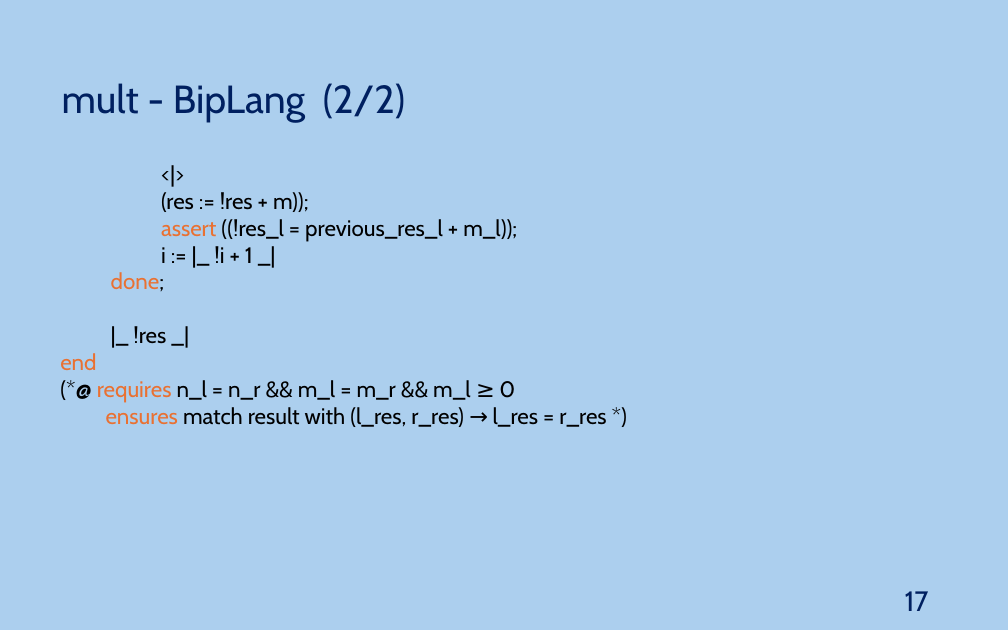
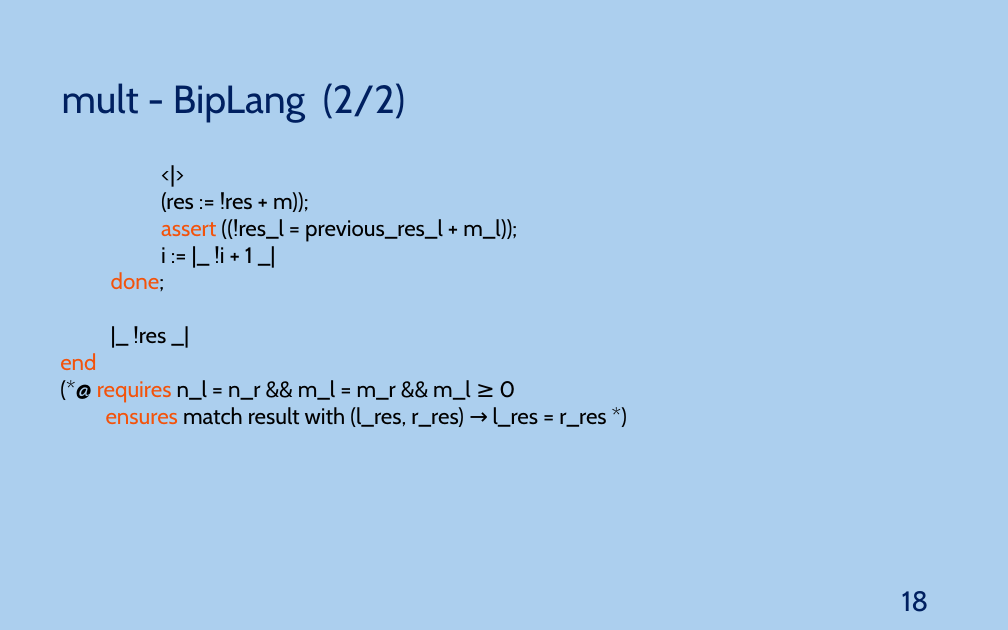
Before and after one commit to JoaoNini75/MasterThesis, a slide deck: slide 18 of tese/presentation/Ap Tese.pptx (slide 17 before the commit). Drawn at 1008x630 pixels with LibreOffice and Linux fonts; fonts in the diff are those of the drawing. Boxes give left, top, right and bottom in pixels: in the first picture for what was removed or moved away, otherwise in the second. Text is boxed around its words. In the diff, an @@ line names an element or a change of style, - is before the commit and + after.

```diff
--- a/tese/presentation/Ap Tese.pptx
+++ b/tese/presentation/Ap Tese.pptx
@@ text at box(60, 219, 606, 427): text colour #E97132 to #F3530B in "assert", "done;", "end", "requires" and 1 more places @@
@@ page number at box(902, 591, 929, 612): text changed @@
-17
+18
```
Also in this commit, not shown: 10 other slides changed, 2 slides added, 1 slide removed.
